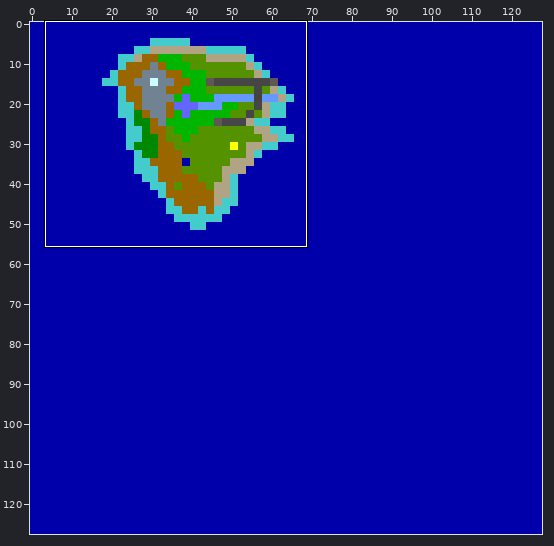
A sprite sheet gets an edit: tiles/1/0_0.png. The picture above shows the old version from afar; the outline marks the close-up.
Close-up. Before:
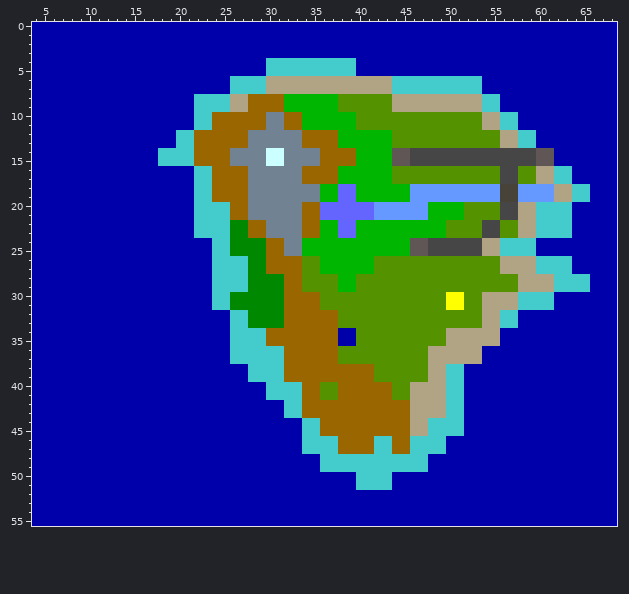
The file is 256x256 pixels, drawn in blocks of 2x2; one block is one cell here. Shown: x 4..68, y 0..55.
Once edited:
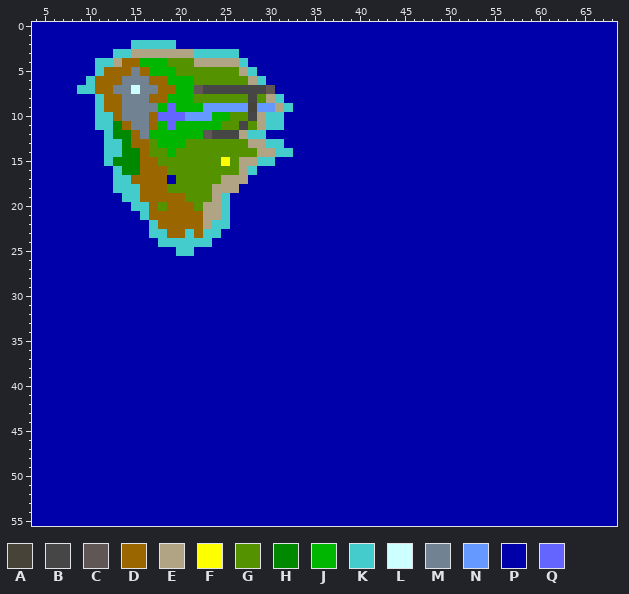
Palette (. is transparent): A #484339  B #464646  C #5f5655  D #996600  E #b1a485  F #ffff00  G #559200  H #008800  J #00b600  K #44cccc  L #ccffff  M #718292  N #6699ff  P #0000aa  Q #6464ff
The exact change:
y 2: x 15..19 PPPPP -> KKKKK
y 3: x 13..26 PPPPPPPPPPPPPP -> KKEEEEEEEKKKKK
y 4: x 11..27 PPPPPPPPPPPPPPPPP -> KKEDDJJJGGGEEEEEK; x 30..39 KKKKKKKKKK -> PPPPPPPPPP
y 5: x 11..28 PPPPPPPPPPPPPPPPPP -> KDDDMDJJJGGGGGGGEK; x 30..39 KKKKKKKKKK -> PPPPPPPPPP
y 6: x 10..28 PPPPPPPPPPPPPPPPKKK -> KDDDMMMDDJJJGGGGGGE; x 30..53 EEEEEEEEEEEEEEKKKKKKKKKK -> PPPPPPPPPPPPPPPPPPPPPPPP
y 7: x 9..53 PPPPPPPPPPPPPPPPPKKKKEEEEEEEEEEEEEEKKKKKKKKKK -> KKDDMMLMMDDJJCBBBBBBBCPPPPPPPPPPPPPPPPPPPPPPP
y 8: x 11..55 PPPPPPPPPPPKKKKEEDDDDJJJJJJGGGGGGEEEEEEEEEEKK -> KDDMMMDDJJJGGGGGGBGEKPPPPPPPPPPPPPPPPPPPPPPPP
y 9: x 11..55 PPPPPPPPPPPKKKKEEDDDDJJJJJJGGGGGGEEEEEEEEEEKK -> KDDMMMMJQJJJNNNNNANNEKPPPPPPPPPPPPPPPPPPPPPPP
y 10: x 11..57 PPPPPPPPPPPKKDDDDDDMMDDJJJJJJGGGGGGGGGGGGGGEEKK -> KKDMMMDQQQNNNJJGGBEKKPPPPPPPPPPPPPPPPPPPPPPPPPP
y 11: x 11..57 PPPPPPPPPPPKKDDDDDDMMDDJJJJJJGGGGGGGGGGGGGGEEKK -> KKHDMMDJQJJJJJGGBGEKKPPPPPPPPPPPPPPPPPPPPPPPPPP
y 12: x 12..59 PPPPPPPPKKDDDDDDMMMMMMDDDDJJJJJJGGGGGGGGGGGGEEKK -> KHHDMJJJJJJCBBBEKKPPPPPPPPPPPPPPPPPPPPPPPPPPPPPP
y 13: x 12..59 PPPPPPPPKKDDDDDDMMMMMMDDDDJJJJJJGGGGGGGGGGGGEEKK -> KKHDDGJJJGGGGGGGEEKKPPPPPPPPPPPPPPPPPPPPPPPPPPPP
y 14: x 12..61 PPPPPPKKKKDDDDMMMMLLMMMMDDDDJJJJCCBBBBBBBBBBBBBBCC -> KKHHDGGJGGGGGGGGGEEKKPPPPPPPPPPPPPPPPPPPPPPPPPPPPP
y 15: x 12..61 PPPPPPKKKKDDDDMMMMLLMMMMDDDDJJJJCCBBBBBBBBBBBBBBCC -> KHHHDDGGGGGGGFGEEKKPPPPPPPPPPPPPPPPPPPPPPPPPPPPPPP
y 16: x 13..63 PPPPPPPPPKKDDDDMMMMMMDDDDJJJJJJGGGGGGGGGGGGBBGGEEKK -> KHHDDDGGGGGGGGEKPPPPPPPPPPPPPPPPPPPPPPPPPPPPPPPPPPP
y 17: x 13..18 PPPPPP -> KKDDDD; x 20..63 PPKKDDDDMMMMMMDDDDJJJJJJGGGGGGGGGGGGBBGGEEKK -> GGGGGEEEPPPPPPPPPPPPPPPPPPPPPPPPPPPPPPPPPPPP
y 18: x 13..65 PPPPPPPPPKKDDDDMMMMMMMMJJQQJJJJJJNNNNNNNNNNAANNNNEEKK -> KKKDDDGGGGGEEEPPPPPPPPPPPPPPPPPPPPPPPPPPPPPPPPPPPPPPP
y 19: x 14..65 PPPPPPPPKKDDDDMMMMMMMMJJQQJJJJJJNNNNNNNNNNAANNNNEEKK -> KKDDDDDGGGEKPPPPPPPPPPPPPPPPPPPPPPPPPPPPPPPPPPPPPPPP
y 20: x 15..24 PPPPPPPKKK -> KKDGDDDGEE; x 26..63 DDMMMMMMDDQQQQQQNNNNNNJJJJGGGGBBEEKKKK -> PPPPPPPPPPPPPPPPPPPPPPPPPPPPPPPPPPPPPP
y 21: x 16..24 PPPPPPKKK -> KDDDDDDEE; x 26..63 DDMMMMMMDDQQQQQQNNNNNNJJJJGGGGBBEEKKKK -> PPPPPPPPPPPPPPPPPPPPPPPPPPPPPPPPPPPPPP
y 22: x 17..23 PPPPPKK -> KDDDDDE; x 26..63 HHDDMMMMDDJJQQJJJJJJJJJJGGGGBBGGEEKKKK -> PPPPPPPPPPPPPPPPPPPPPPPPPPPPPPPPPPPPPP
y 23: x 17..22 PPPPPK -> KKDDKD; x 25..63 KHHDDMMMMDDJJQQJJJJJJJJJJGGGGBBGGEEKKKK -> PPPPPPPPPPPPPPPPPPPPPPPPPPPPPPPPPPPPPPP
y 24: x 18..59 PPPPPPKKHHHHDDMMJJJJJJJJJJJJCCBBBBBBEEKKKK -> KKKKKKPPPPPPPPPPPPPPPPPPPPPPPPPPPPPPPPPPPP
y 25: x 20..21 PP -> KK; x 24..59 KKHHHHDDMMJJJJJJJJJJJJCCBBBBBBEEKKKK -> PPPPPPPPPPPPPPPPPPPPPPPPPPPPPPPPPPPP
y 26..27: x 24..63 KKKKHHDDDDGGJJJJJJGGGGGGGGGGGGGGEEEEKKKK -> PPPPPPPPPPPPPPPPPPPPPPPPPPPPPPPPPPPPPPPP
y 28..29: x 24..65 KKKKHHHHDDGGGGJJGGGGGGGGGGGGGGGGGGEEEEKKKK -> PPPPPPPPPPPPPPPPPPPPPPPPPPPPPPPPPPPPPPPPPP
y 30..31: x 24..61 KKHHHHHHDDDDGGGGGGGGGGGGGGFFGGEEEEKKKK -> PPPPPPPPPPPPPPPPPPPPPPPPPPPPPPPPPPPPPP
y 32..33: x 26..57 KKHHHHDDDDDDGGGGGGGGGGGGGGGGEEKK -> PPPPPPPPPPPPPPPPPPPPPPPPPPPPPPPP
y 34..35: x 26..37 KKKKDDDDDDDD -> PPPPPPPPPPPP; x 40..55 GGGGGGGGGGEEEEEE -> PPPPPPPPPPPPPPPP
y 36..37: x 26..53 KKKKKKDDDDDDGGGGGGGGGGEEEEEE -> PPPPPPPPPPPPPPPPPPPPPPPPPPPP
y 38..39: x 28..51 KKKKDDDDDDDDDDGGGGGGEEKK -> PPPPPPPPPPPPPPPPPPPPPPPP
y 40..41: x 30..51 KKKKDDGGDDDDDDGGEEEEKK -> PPPPPPPPPPPPPPPPPPPPPP
y 42..43: x 32..51 KKDDDDDDDDDDDDEEEEKK -> PPPPPPPPPPPPPPPPPPPP
y 44..45: x 34..51 KKDDDDDDDDDDEEKKKK -> PPPPPPPPPPPPPPPPPP
y 46..47: x 34..49 KKKKDDDDKKDDKKKK -> PPPPPPPPPPPPPPPP
y 48..49: x 36..47 KKKKKKKKKKKK -> PPPPPPPPPPPP
y 50..51: x 40..43 KKKK -> PPPP
Changed places in both close-ups, as pixel boxes (x1, y1, x2, y2):
changed: (77, 40, 590, 490)
